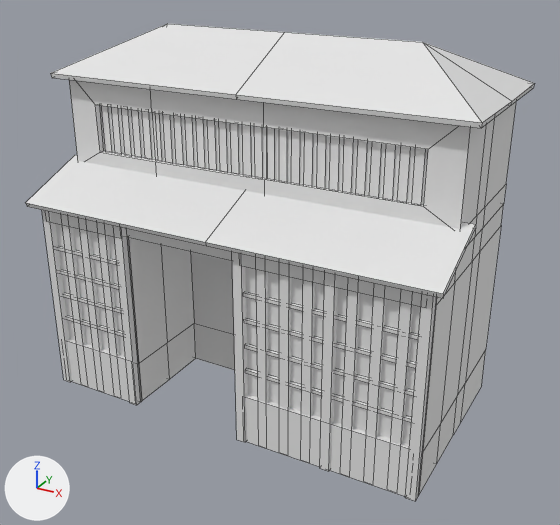
What one commit did to the FBX model SourceFiles/3D Models/House_01/House_01.fbx.
Camera for both pictures: a camera (50 mm lens) standing at (3.53, -5.26, 4.55) and looking at (0.15, 0.89, 1.48). Every picture has the same lights, and +X, +Y and +Z are marked at lower left. Mesh edges are drawn as thin lines.

The first picture shows 'Main'.
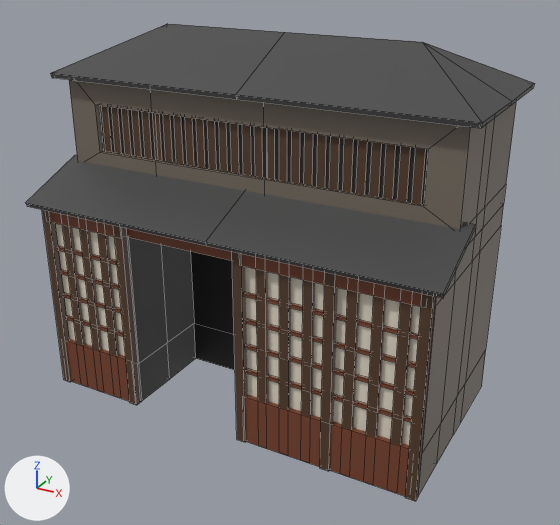
Where the newer file only moved an object's origin or applied its transform, the numbers keep the older frame.

The edits, one by one:
Material 'Roof_Tile' (mat_roof_tile) changes colour from white #e7e7e7 to dark grey #464646; in linear values from (0.8, 0.8, 0.8) to (0.0621, 0.0621, 0.0621).
Material 'Render' (mat_render) changes colour from white #e7e7e7 to brown #786e62; in linear values from (0.8, 0.8, 0.8) to (0.187, 0.156, 0.123).
Material 'Wood_Hori' (mat_wood_hori) changes colour from white #e7e7e7 to brown #79432c; in linear values from (0.8, 0.8, 0.8) to (0.191, 0.0555, 0.0257).
Material 'Void' (mat_void) changes colour from white #e7e7e7 to black #242424; in linear values from (0.8, 0.8, 0.8) to (0.018, 0.018, 0.018).
Material 'Wood_Vert' (mat_wood_vert) changes colour from white #e7e7e7 to brown #553c29; in linear values from (0.8, 0.8, 0.8) to (0.09, 0.0448, 0.022).
me_cube_002 is used by ob_main; location (0.0, 1.25, 3.171).
me_cube_002 had 572 vertices, 475 faces and spanned x -2.13..2.13, y -1.42..0.87, z -3.17..0.45.
me_cube_002 now has 568 vertices, 473 faces and spans x -2.13..2.13, y -1.42..0.87, z -3.17..0.45.
Part 1, on me_cube_002:
8 vertices are removed from x -2.0..2.0, y -1.22, z -3.17..-1.11.
10 faces are deleted.
4 vertices are added at (1.91, -1.25, -3.17), (1.91, -1.25, -1.11), (-1.91, -1.25, -3.17), (-1.91, -1.25, -1.11).
8 new faces join them, mat_wood_vert (brown #553c29).

Boxes (x1, y1, x2, y2) around the edits, measured in the pictures (560 x 525 px; the box of a moved part takes in the faces that stretch with it):
'Main', recoloured, reshaped
    both: (26, 24, 534, 501)
part 1 of me_cube_002, moved or reshaped
    before: (49, 211, 437, 500)
    after: (49, 211, 436, 500)
